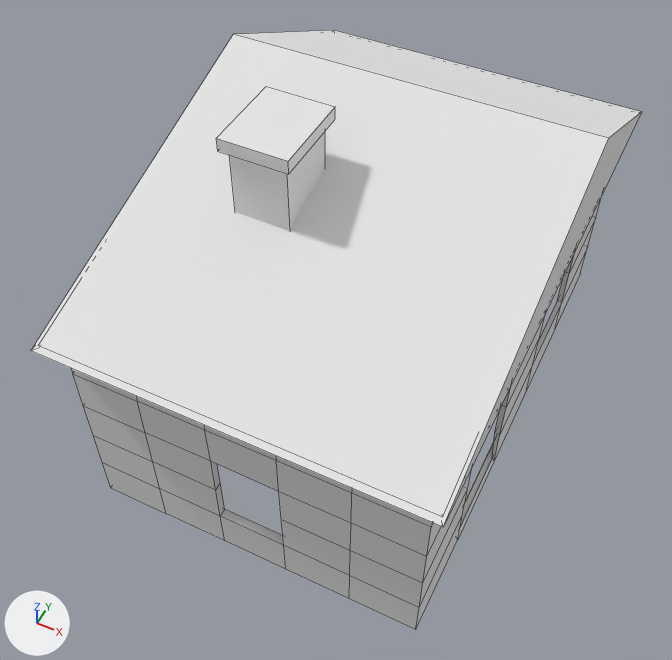
An edit to the Blender file Assets/house.blend, drawn before and after from the same camera.
Both versions are drawn from a 50 mm camera at (3.3, -7.62, 10.12) aimed at (-0.09, -0.83, 1.63). The lights are fixed; the arrows at lower left show +X, +Y and +Z. Mesh edges are drawn as thin lines.
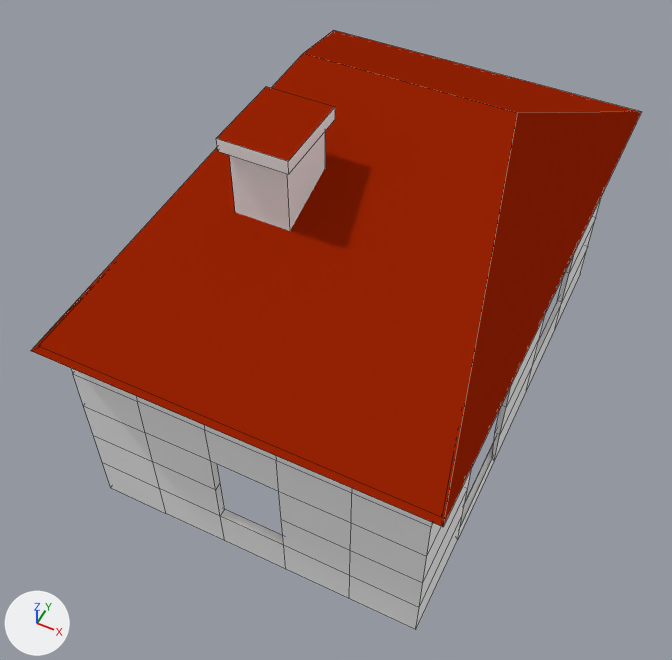
Commit message: added materials to house

The change, as a diff of the scene's bpy script:
```diff
--- a/Assets/house.blend.py
+++ b/Assets/house.blend.py
@@ mat_roof @@
+mat_roof = diffuse_material('Roof')
+mat_roof.base_color = (0.315, 0.0166, 0.00107)  # brown #982304
@@ mat_walls @@
+mat_walls = diffuse_material('Walls')
+mat_walls.base_color = (1.0, 1.0, 1.0)  # white #ffffff
@@ me_cube @@
 me_cube.from_pydata(...)  # 146 vertices, 113 faces; spans x -1.14..1.14, y -1.14..1.14, z -1.0..2.18
 # used by ob_cube; location = (0.0, 0.0, 1.43); scale = (1.99, 3.03, 1.42)
-me_cube.vertices[16].co = (1.14, 0.27, 1.94)
-me_cube.vertices[17].co = (-1.14, 0.27, 1.94)
+# me_cube part 1
+me_cube.vertices[16].co = (0.64, 0.27, 1.94)
+me_cube.vertices[17].co = (-0.67, 0.27, 1.94)
+# me_cube part 2: 98 of the faces centred in x -1.05..1.05, y -1.05..1.05, z -1.0..2.12 switch from mat_material (white #e7e7e7) to mat_walls (white #ffffff)
+# me_cube part 3: the 1 face centred in x -0.36, y -0.3, z 2.18 switches from mat_material (white #e7e7e7) to mat_roof (brown #982304)
+me_cube.materials.append(mat_roof)  # brown #982304
```

Changed parts and their boxes (x1, y1, x2, y2) in the pictures (672 x 660 px; the box of a moved part takes in the faces that stretch with it):
'Cube', reshaped, recoloured (white to brown): (31, 30, 641, 630) in both
part 1 of me_cube, moved or reshaped: (31, 30, 641, 527) in both
part 2 of me_cube, recoloured: (71, 107, 602, 630) in both
part 3 of me_cube, recoloured (white to brown): (217, 86, 335, 161) in both
